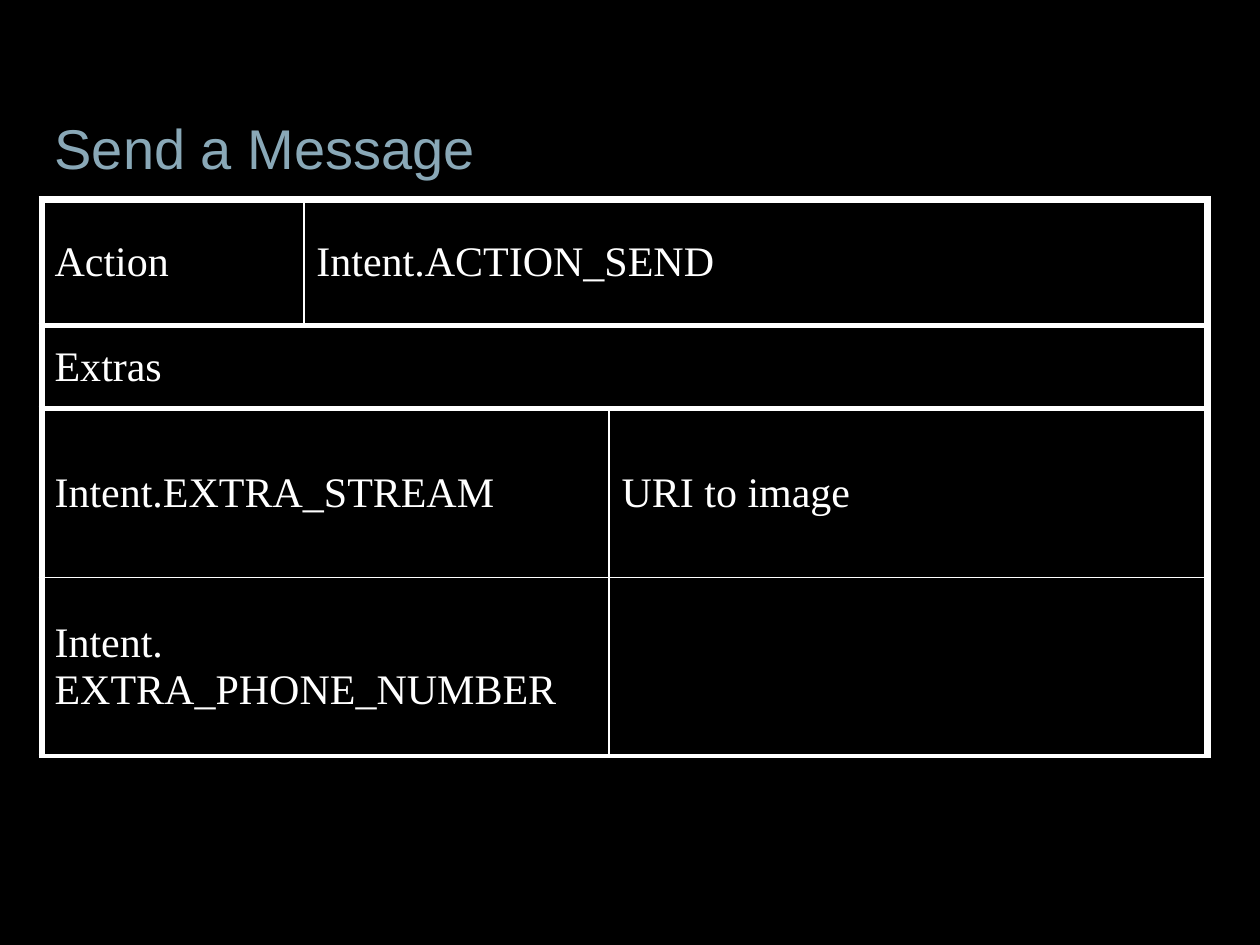
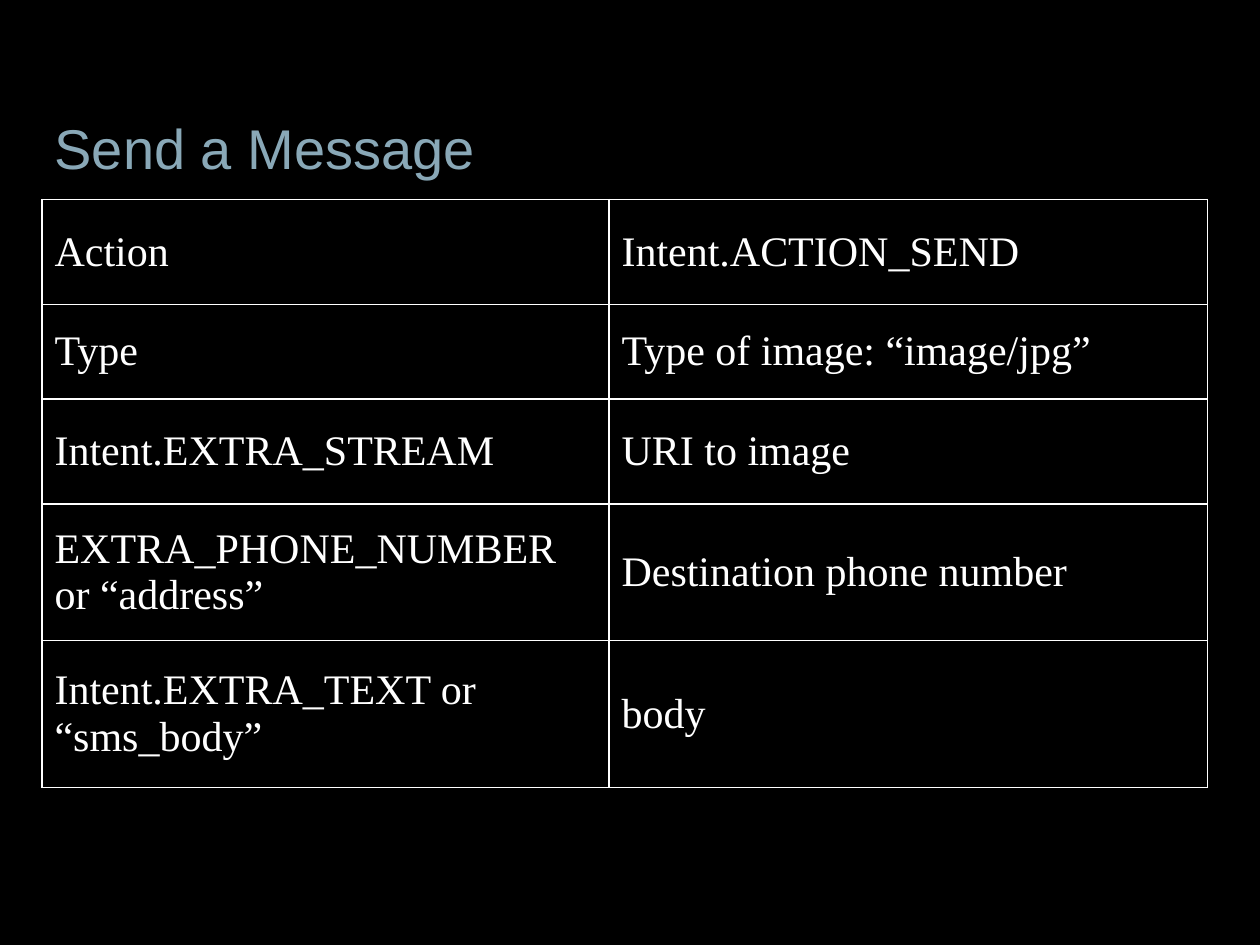
Before and after one commit to jessitron/Tronsmit, a slide deck: slide 13 of presentations/DevTeach-Intents.pptx (slide 14 before the commit). Drawn at 1260x945 pixels with LibreOffice and Linux fonts; fonts in the diff are those of the drawing; background and template pictures are left out. Boxes give left, top, right and bottom in pixels: in the first picture for what was removed or moved away, otherwise in the second. Text is boxed around its words. In the diff, an @@ line names an element or a change of style, - is before the commit and + after.

```diff
--- a/presentations/DevTeach-Intents.pptx
+++ b/presentations/DevTeach-Intents.pptx
@@ table at (x1=42, y1=199, x2=1207, y2=788) @@
-Action | Intent.ACTION_SEND | 
-Extras |  | 
-Intent.EXTRA_STREAM |  | URI to image
-Intent. / EXTRA_PHONE_NUMBER |  | 
+Action | Intent.ACTION_SEND
+Type | Type of image: “image/jpg”
+Intent.EXTRA_STREAM | URI to image
+EXTRA_PHONE_NUMBER or “address” | Destination phone number
+Intent.EXTRA_TEXT or “sms_body” | body
```
Also in this commit, not shown: 2 other slides changed, 3 slides added, 1 slide removed, 9 other files.
